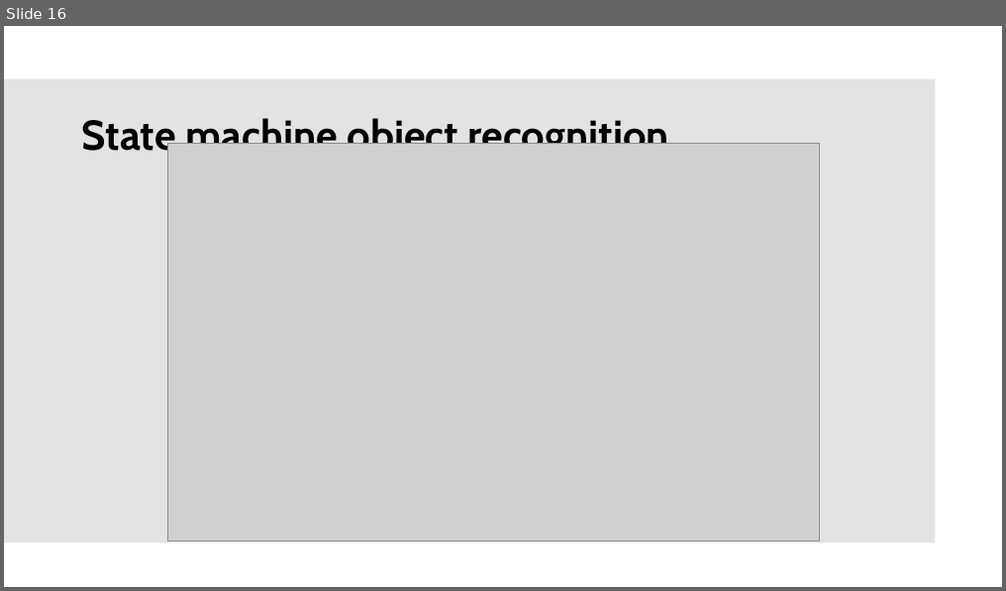
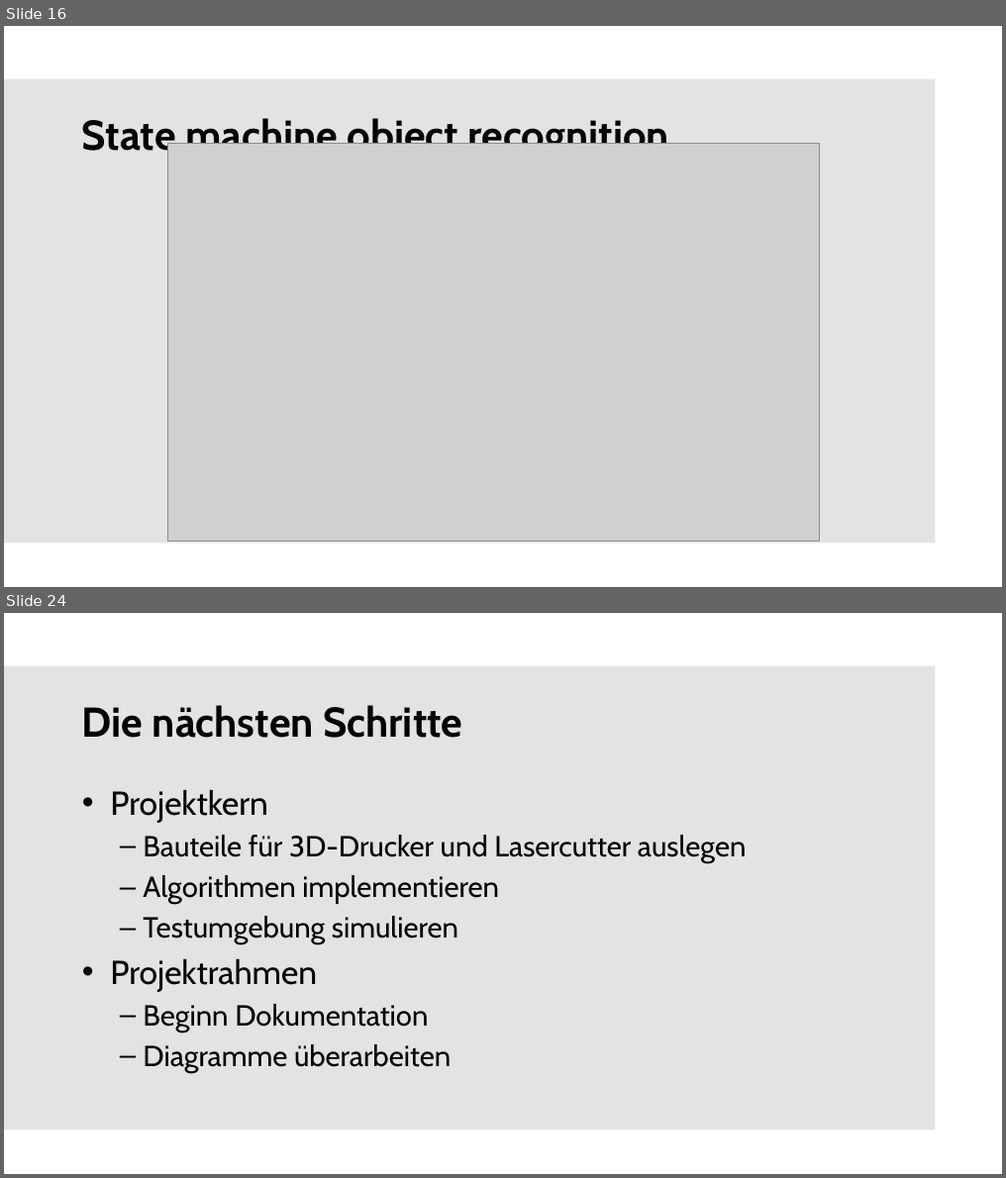
Before and after one commit to mjathe/Rescue-Bot-Gruppe1, a slide deck: Präsentation/Colloquium.pptx. Shown one above the other, each under a label of ours: slide 16 before the commit, slides 16 and 24 after it; the slides between them are not shown. The pictures are 1006x591 and 1006x1178 pixels, drawn with LibreOffice and Linux fonts; fonts in the diff are those of the drawing; grey boxes stand for pictures; background and template pictures are left out. Boxes give left, top, right and bottom in pixels: in the first picture for what was removed or moved away, otherwise in the second. Text is boxed around its words. In the diff, an @@ line names an element or a change of style, - is before the commit and + after.

```diff
--- a/Präsentation/Colloquium.pptx
+++ b/Präsentation/Colloquium.pptx
@@ slide 24 added at (4,613,1002,1174), background #FFFFFF; not listed: 1 template element that a slide beside it also shows @@
@@ title added at (82,705,462,738), 40 pt, text #000000, bold @@
+Die nächsten Schritte
@@ text added at (110,789,746,1073), 28 pt, text #000000 @@
+• Projektkern
+  – Bauteile für 3D-Drucker und Lasercutter auslegen
+  – Algorithmen implementieren
+  – Testumgebung simulieren
+• Projektrahmen
+  – Beginn Dokumentation
+  – Diagramme überarbeiten
```
Also in this commit, not shown: 5 slides changed, 9 other slides added, 4 slides removed.
